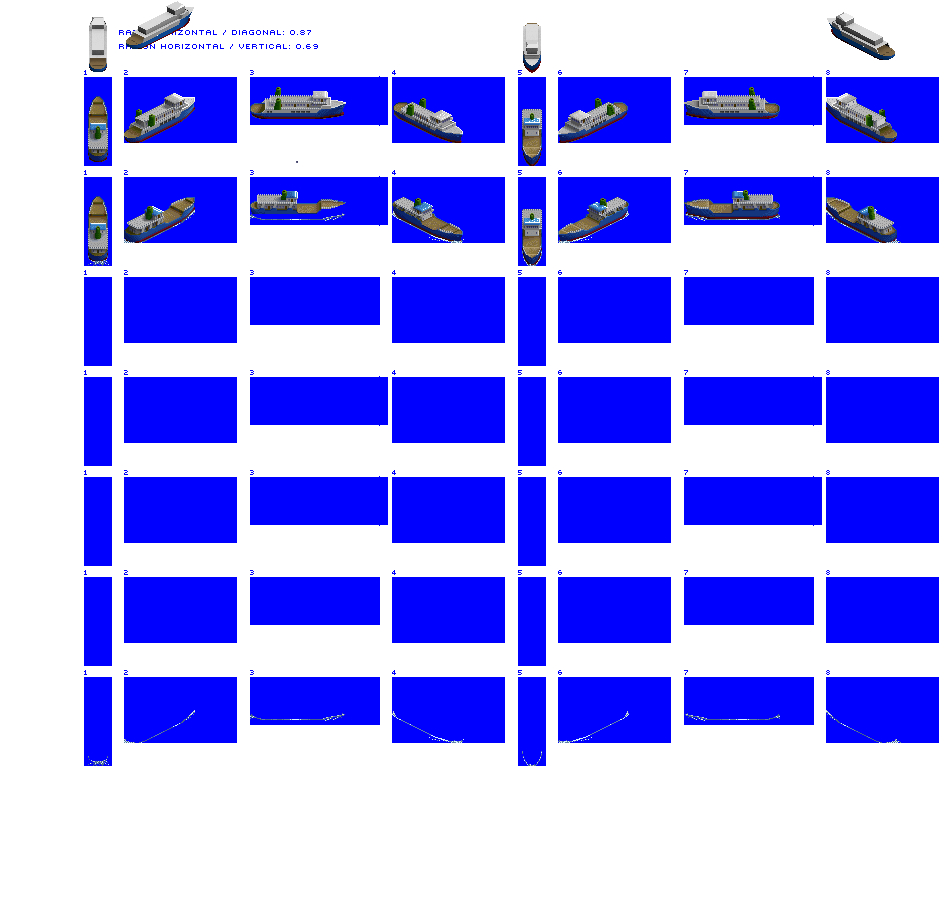
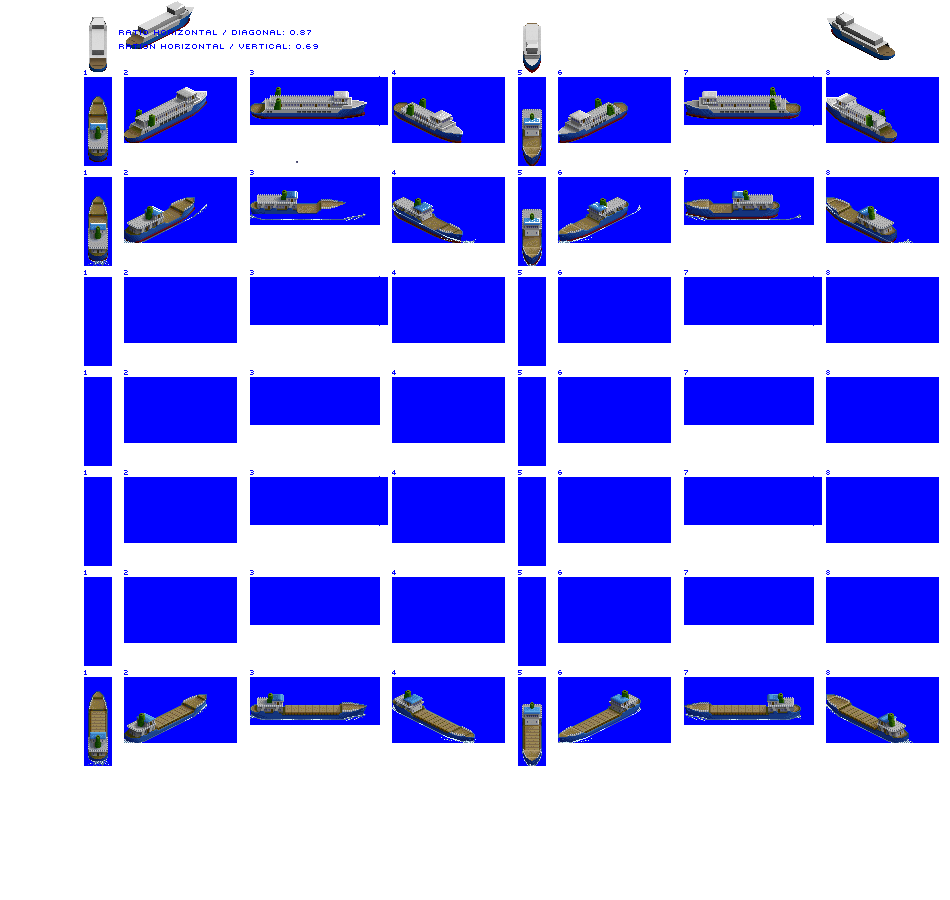
Revision of a layered 950 x 900 image; what changed, layer by layer:
moved "ratio horizontal / diagonal: 0" above "prop / bow wash" over box(127, 30, 176, 49)
painted on "prop / bow wash" over box(151, 204, 913, 743)
moved "Vehicle Ferry unloaded" above "Coaster unloaded", painted on it over box(127, 30, 897, 243)
added layer "Coaster loaded" above "block" over box(88, 690, 909, 765)
painted on "blue bg" over box(379, 176, 822, 426)
